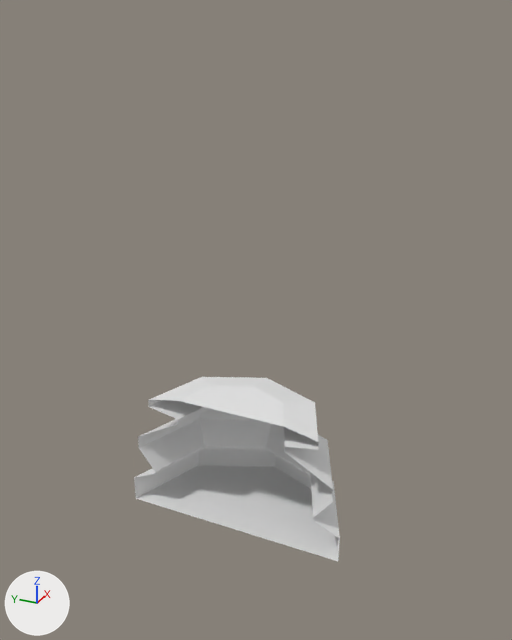
An edit to the Blender file blender/LowPolyChessSet/src/models/pieces/Knight.blend, drawn before and after from the same camera.
Rendered twice from a camera (50 mm lens) standing at (-0.0891, -0.045, 0.0864) and looking at (0.0005, -0.0046, 0.0416). The axes (+X, +Y, +Z) are drawn at lower left. The lights are the same throughout.

The scene before the commit, as lines of its bpy script (objects in view):
```python
me_cylinder = bpy.data.meshes.new('Cylinder')
me_cylinder.from_pydata(...)  # 55 vertices, 42 faces; spans x 0.0..0.015, y -0.015..0.015, z 0.0002..0.0181
ob_piecebase = bpy.data.objects.new('PieceBase', me_cylinder)
ob_piecebase.location = (0.0, 0.0, 0.0)
ob_piecebase.scale = (1.33, 1.33, 1.33)
```
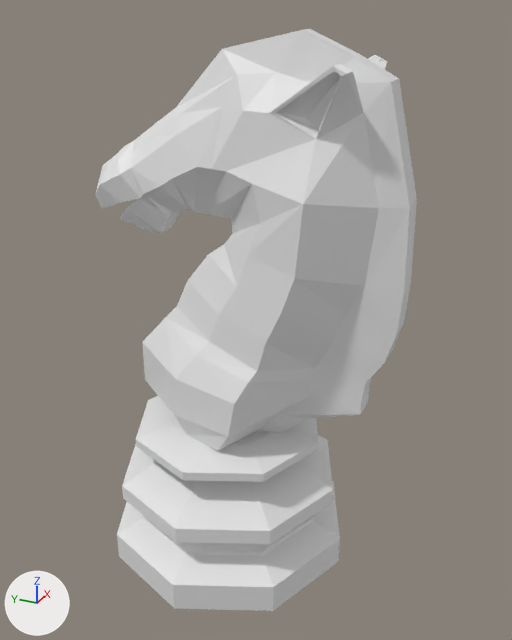
What differs and where, as boxes (x1, y1, x2, y2) in the pictures (512 x 640 px):
'Knight', added: after (95, 29, 417, 451)
'PieceBase', modifiers changed: before (134, 377, 340, 561); after (117, 396, 340, 611)

The change in detail:
Material 'Material.001' (mat_material_001) is new.
Its base color is (0.8, 0.8, 0.8) (white #e7e7e7).
Mesh me_cylinder_002 is new.
It has 160 vertices, 139 faces and spans x 0.0..0.0086, y -0.0203..0.0142, z 0.0181..0.062.
It uses material mat_material_001 (white #e7e7e7).
Object 'PieceBase' (ob_piecebase) gains a MIRROR modifier named 'Mirror'.
Modifier setting: mirror_object = ob_mirrorempty.
Object 'MirrorEmpty' (ob_mirrorempty) is new.
Its location is (0.0, 0.0, 0.0).
It is now shown.
Object 'Knight' (ob_knight) is new; it shows me_cylinder_002.
Its location is (0.0, 0.0, 0.0).
Its scale is (1.33, 1.33, 1.33).
It gains a MIRROR modifier named 'Mirror'.
Modifier setting: use_clip = True.
Modifier setting: mirror_object = ob_mirrorempty.
